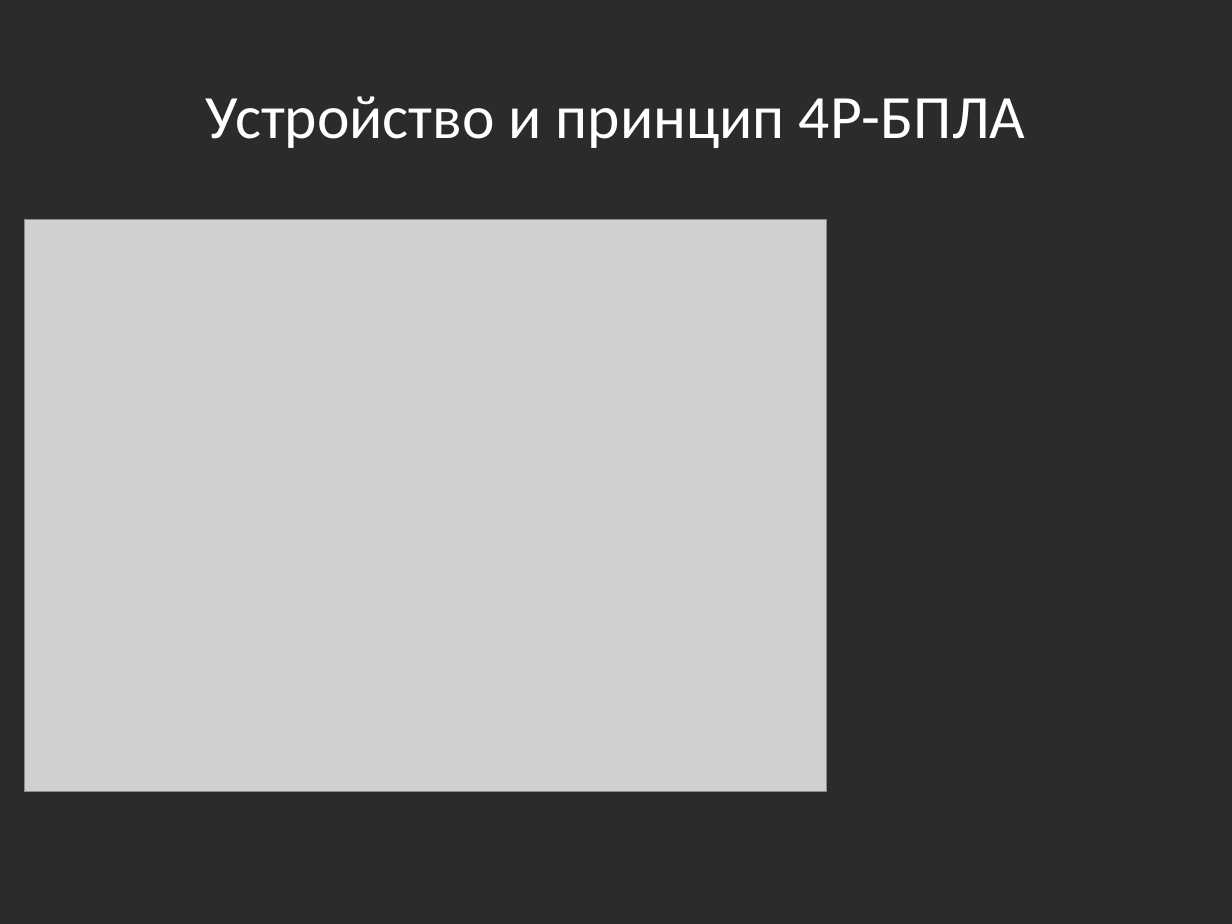
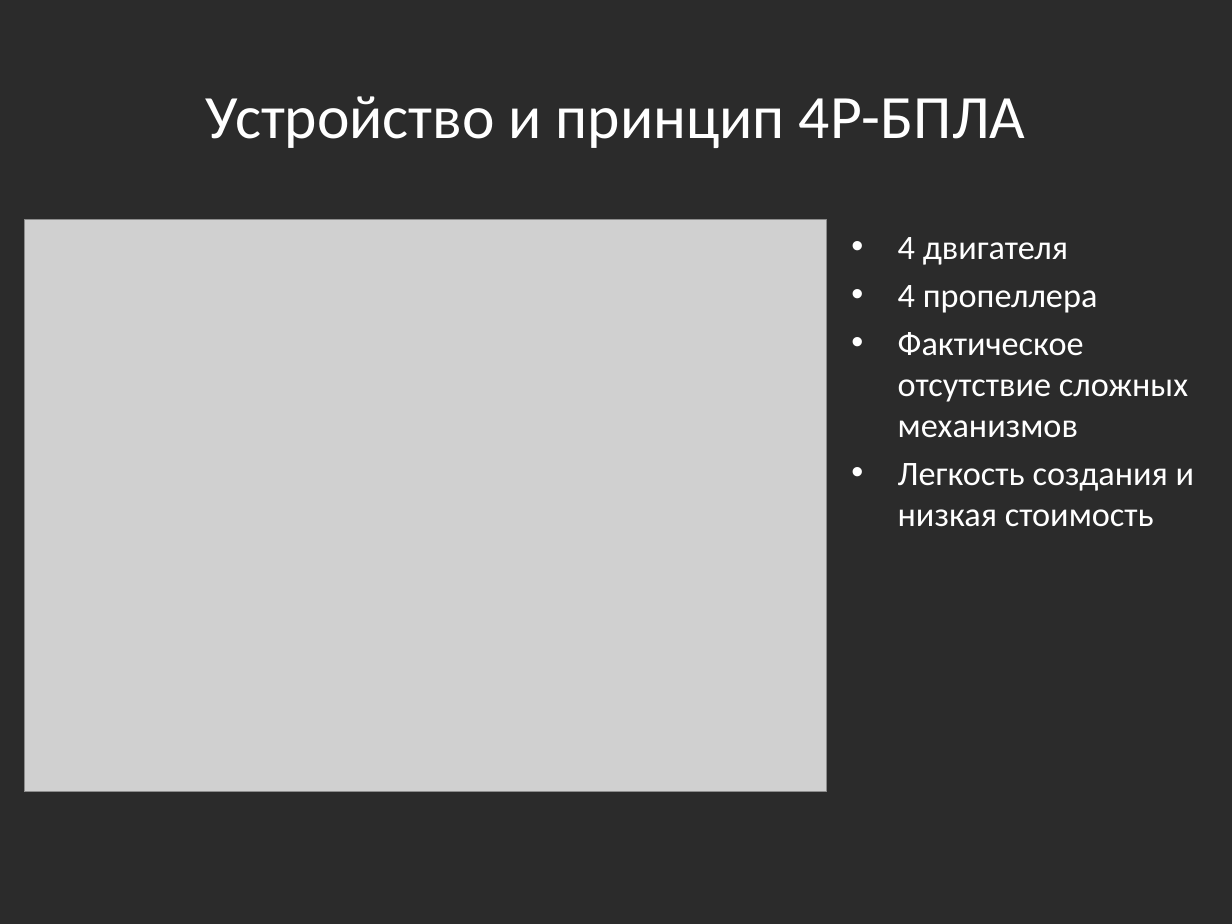
Before and after one commit to Jacobi20/quadro-xds, a slide deck: slide 6 of Docs/Medias2012_dhg.pptx (slide 5 before the commit). Drawn at 1232x924 pixels with LibreOffice and Linux fonts; fonts in the diff are those of the drawing; grey boxes stand for pictures; background and template pictures are left out; a plain dark background stands for a picture behind light text. Boxes give left, top, right and bottom in pixels: in the first picture for what was removed or moved away, otherwise in the second. Text is boxed around its words. In the diff, an @@ line names an element or a change of style, - is before the commit and + after.

```diff
--- a/Docs/Medias2012_dhg.pptx
+++ b/Docs/Medias2012_dhg.pptx
@@ text added at (898,237,1194,527), 20 pt, text #FFFFFF @@
+• 4 двигателя
+• 4 пропеллера
+• Фактическое отсутствие сложных механизмов
+• Легкость создания и низкая стоимость
```
Also in this commit, not shown: 2 other slides changed, 8 other files.
